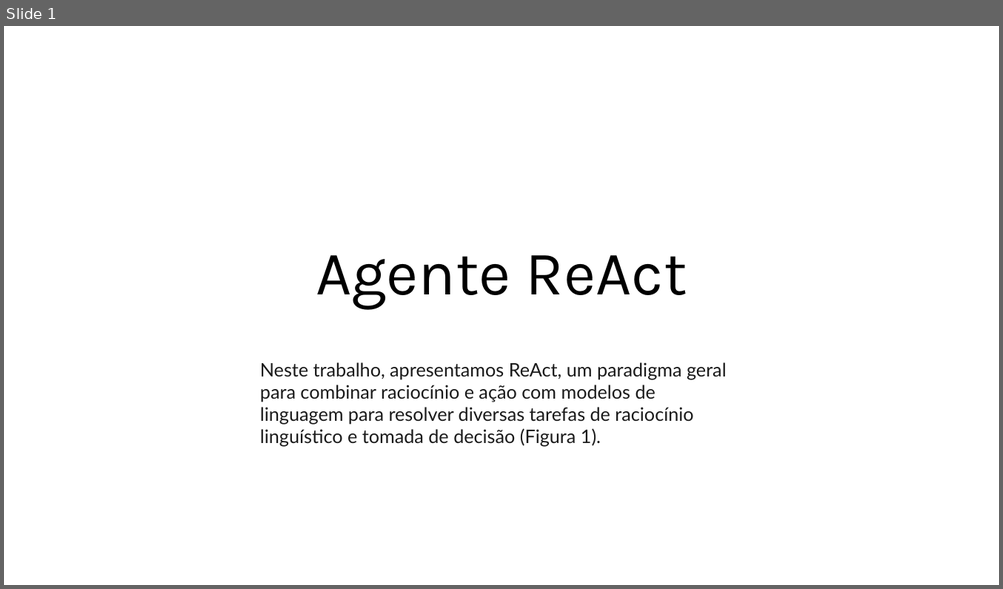
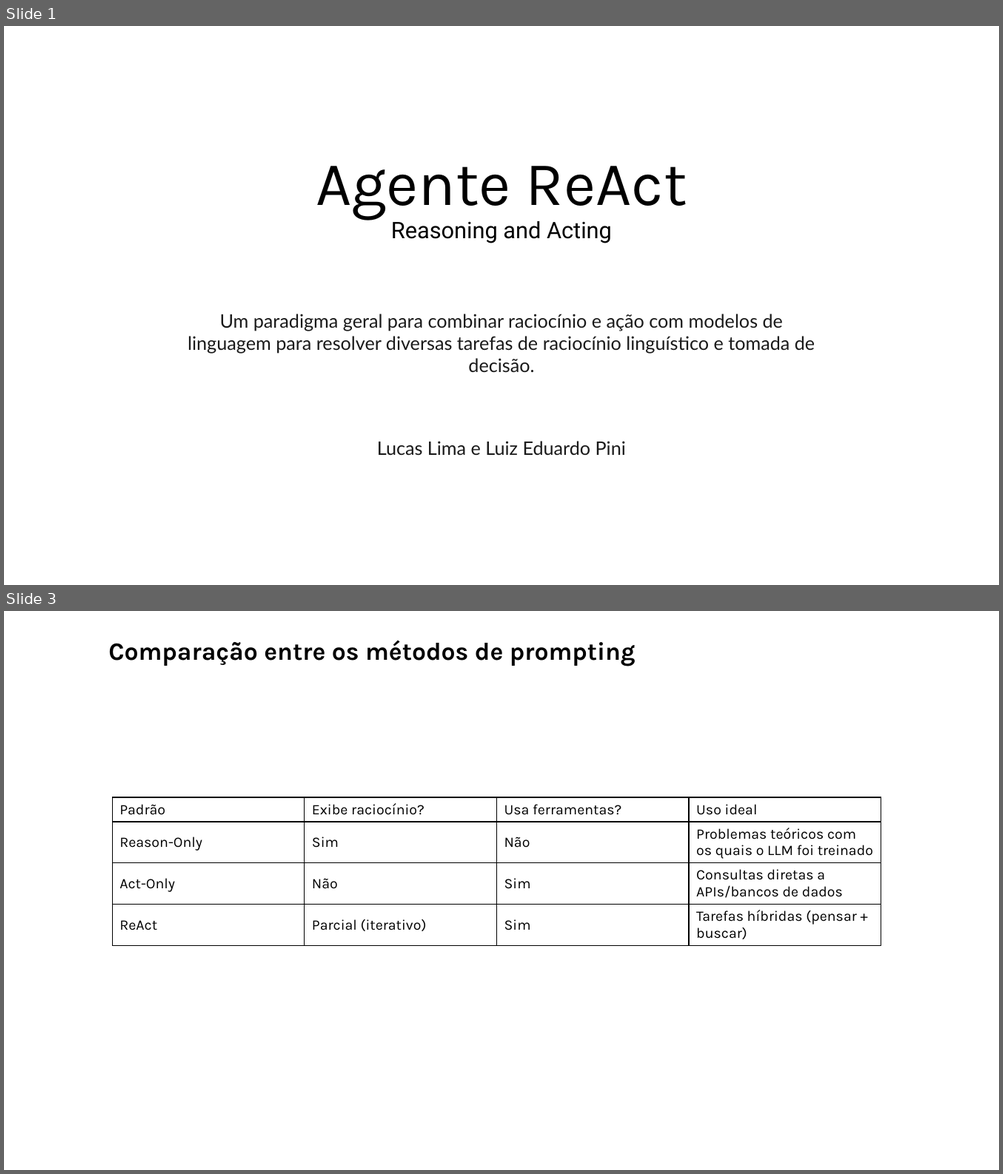
Before and after one commit to luizehp/Agente-ReAct, a slide deck: Agente ReAct.pptx. Shown one above the other, each under a label of ours: slide 1 before the commit, slides 1 and 3 after it; the slides between them are not shown. The pictures are 1003x589 and 1003x1174 pixels, drawn with LibreOffice and Linux fonts; fonts in the diff are those of the drawing. Boxes give left, top, right and bottom in pixels: in the first picture for what was removed or moved away, otherwise in the second. Text is boxed around its words. In the diff, an @@ line names an element or a change of style, - is before the commit and + after.

```diff
--- a/Agente ReAct.pptx
+++ b/Agente ReAct.pptx
@@ slide 3 added at bbox=[4, 611, 999, 1170], background #FFFFFF @@
@@ text added at bbox=[108, 641, 635, 667], 24 pt, text #000000, bold @@
+Comparação entre os métodos de prompting
@@ table added at bbox=[112, 797, 882, 949], 4 rows, 4 columns @@
+Padrão | Exibe raciocínio? | Usa ferramentas? | Uso ideal
+Reason-Only | Sim | Não | Problemas teóricos com os quais o LLM foi treinado
+Act-Only | Não | Sim | Consultas diretas a APIs/bancos de dados
+ReAct | Parcial (iterativo) | Sim | Tarefas híbridas (pensar + buscar)
@@ slide 1 changed as well @@
@@ title at bbox=[316, 166, 687, 244]: text changed; size 60 to 22 pt; font Karla to Roboto @@
-Agente ReAct
+Agente ReAct
+Reasoning and Acting
@@ text at bbox=[188, 314, 814, 354]: text changed @@
-Neste trabalho, apresentamos ReAct, um paradigma geral para combinar raciocínio e ação com modelos de linguagem para resolver diversas tarefas de raciocínio linguístico e tomada de decisão (Figura 1).
+Um paradigma geral para combinar raciocínio e ação com modelos de linguagem para resolver diversas tarefas de raciocínio linguístico e tomada de decisão.
@@ text added at bbox=[377, 441, 626, 456], 18 pt, text #1A1A1A @@
+Lucas Lima e Luiz Eduardo Pini
```
Also in this commit, not shown: 2 other slides changed, 6 other slides added, 6 slides removed.
